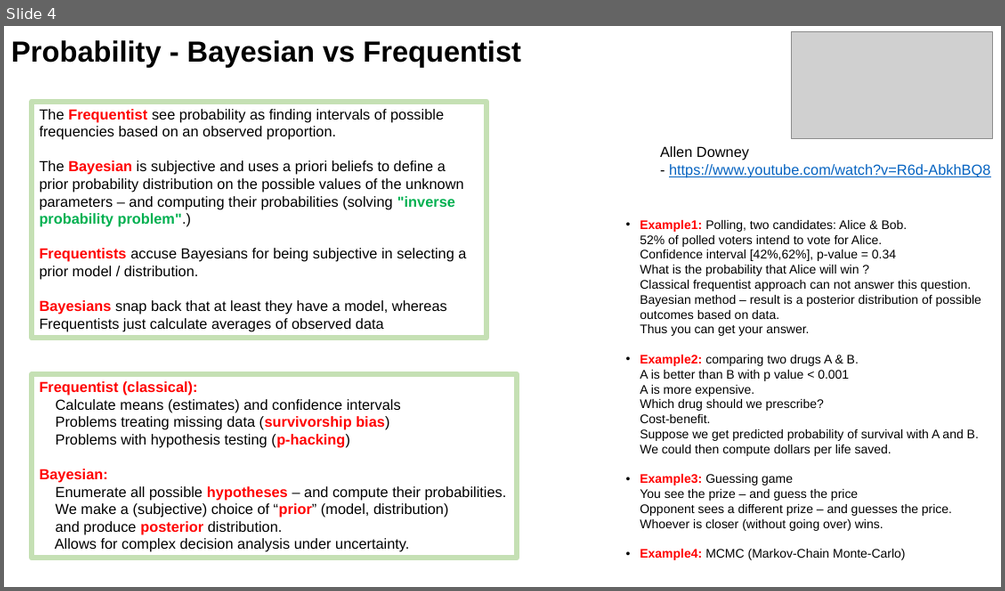
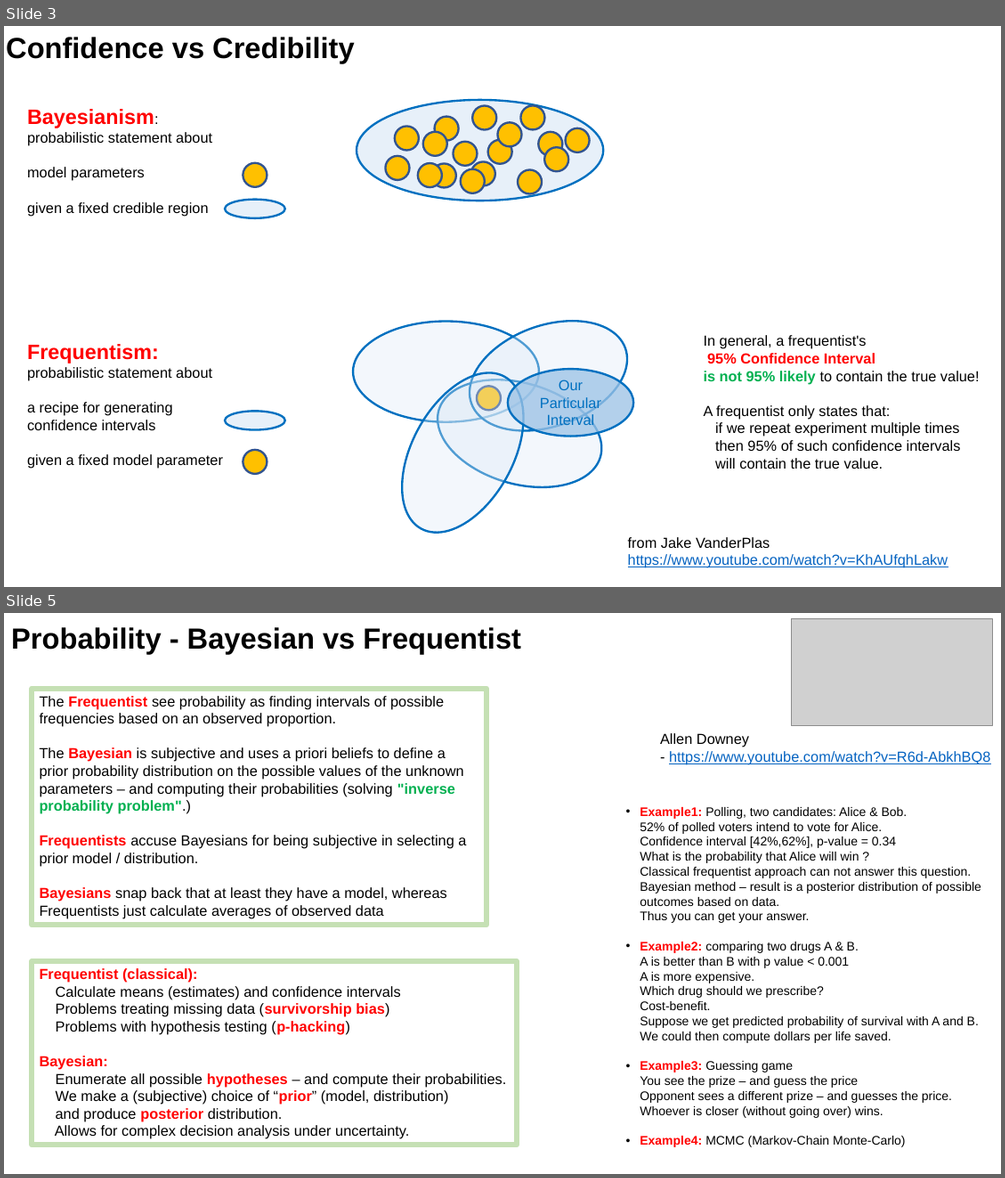
Before and after one commit to lselector/ml_ai_doc, a slide deck: Bayes_Bayesian.pptx. Shown one above the other, each under a label of ours: slide 4 before the commit, slides 3 and 5 after it; the slides between them are not shown. The pictures are 1005x591 and 1005x1178 pixels, drawn with LibreOffice and Linux fonts; fonts in the diff are those of the drawing; grey boxes stand for pictures. Boxes give left, top, right and bottom in pixels: in the first picture for what was removed or moved away, otherwise in the second. Text is boxed around its words. In the diff, an @@ line names an element or a change of style, - is before the commit and + after.

```diff
--- a/Bayes_Bayesian.pptx
+++ b/Bayes_Bayesian.pptx
@@ slide 3 added at [4, 26, 1001, 587], background #FFFFFF @@
@@ text added at [6, 37, 355, 63], 28 pt, text #000000, bold @@
+Confidence vs Credibility
@@ ellipse added at [356, 100, 603, 201], fill #DEEBF7 at 71% opacity, outline #0070C0 2 pt @@
@@ ellipse added at [521, 105, 544, 129], fill #FFC000, outline #325491 2 pt @@
@@ text added at [27, 109, 212, 216], 14 pt, text #000000 @@
+Bayesianism:
+probabilistic statement about
+model parameters
+given a fixed credible region
@@ ellipse added at [395, 127, 418, 150], fill #FFC000, outline #325491 2 pt @@
@@ ellipse added at [423, 131, 446, 155], fill #FFC000, outline #325491 2 pt @@
@@ ellipse added at [435, 117, 459, 141], fill #FFC000, outline #325491 2 pt @@
@@ ellipse added at [472, 106, 496, 130], fill #FFC000, outline #325491 2 pt @@
@@ ellipse added at [498, 122, 521, 146], fill #FFC000, outline #325491 2 pt @@
@@ ellipse added at [539, 131, 563, 155], fill #FFC000, outline #325491 2 pt @@
@@ ellipse added at [566, 128, 590, 152], fill #FFC000, outline #325491 2 pt @@
@@ ellipse added at [386, 156, 409, 180], fill #FFC000, outline #325491 2 pt @@
@@ ellipse added at [453, 141, 477, 165], fill #FFC000, outline #325491 2 pt @@
@@ ellipse added at [488, 140, 512, 164], fill #FFC000, outline #325491 2 pt @@
@@ ellipse added at [544, 147, 568, 171], fill #FFC000, outline #325491 2 pt @@
@@ ellipse added at [243, 163, 267, 187], fill #FFC000, outline #325491 2 pt @@
@@ ellipse added at [418, 163, 442, 187], fill #FFC000, outline #325491 2 pt @@
@@ ellipse added at [432, 164, 455, 187], fill #FFC000, outline #325491 2 pt @@
@@ ellipse added at [461, 168, 484, 192], fill #FFC000, outline #325491 2 pt @@
@@ ellipse added at [471, 161, 495, 185], fill #FFC000, outline #325491 2 pt @@
@@ ellipse added at [518, 169, 542, 193], fill #FFC000, outline #325491 2 pt @@
@@ ellipse added at [225, 200, 285, 218], fill #DEEBF7 at 71% opacity, outline #0070C0 2 pt @@
@@ ellipse added at [454, 300, 643, 451], fill #DEEBF7 at 36% opacity, outline #0070C0 2 pt @@
@@ text added at [27, 344, 223, 468], 14 pt, text #000000 @@
+Frequentism:
+probabilistic statement about
+a recipe for generating
+confidence intervals
+given a fixed model parameter
@@ ellipse added at [353, 321, 540, 422], fill #DEEBF7 at 36% opacity, outline #0070C0 2 pt @@
@@ text added at [704, 335, 979, 468], 14 pt, text #000000 @@
+In general, a frequentist's
+95% Confidence Interval
+is not 95% likely to contain the true value!
+A frequentist only states that:
+if we repeat experiment multiple times
+then 95% of such confidence intervals
+will contain the true value.
@@ ellipse added at [377, 353, 549, 553], fill #DEEBF7 at 36% opacity, outline #0070C0 2 pt @@
@@ ellipse added at [425, 362, 615, 505], fill #DEEBF7 at 36% opacity, outline #0070C0 2 pt @@
@@ ellipse added at [508, 369, 633, 435], fill #9DC3E6 at 77% opacity, outline #0070C0 2 pt, 14 pt, text #0070C0 @@
+Our Particular Interval
@@ ellipse added at [477, 386, 501, 410], fill #FFC000, outline #325491 2 pt @@
@@ ellipse added at [225, 411, 285, 430], fill #DEEBF7 at 71% opacity, outline #0070C0 2 pt @@
@@ ellipse added at [243, 450, 267, 474], fill #FFC000, outline #325491 2 pt @@
@@ text added at [628, 537, 948, 568], 14 pt, text #0563C1, underline @@
+from Jake VanderPlas
+https://www.youtube.com/watch?v=KhAUfqhLakw
@@ what was slide 4 is now slide 5 @@
```
Also in this commit, not shown: 4 slides changed, 1 other slide added.
